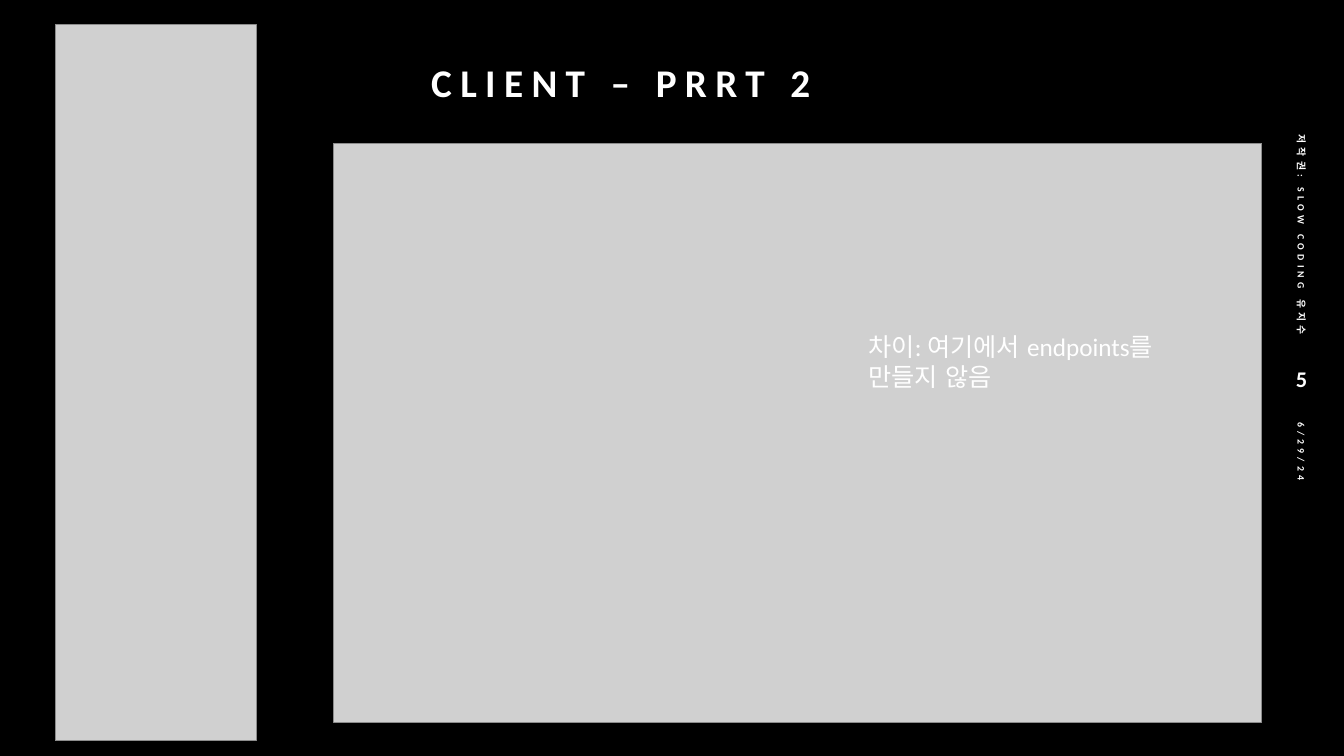
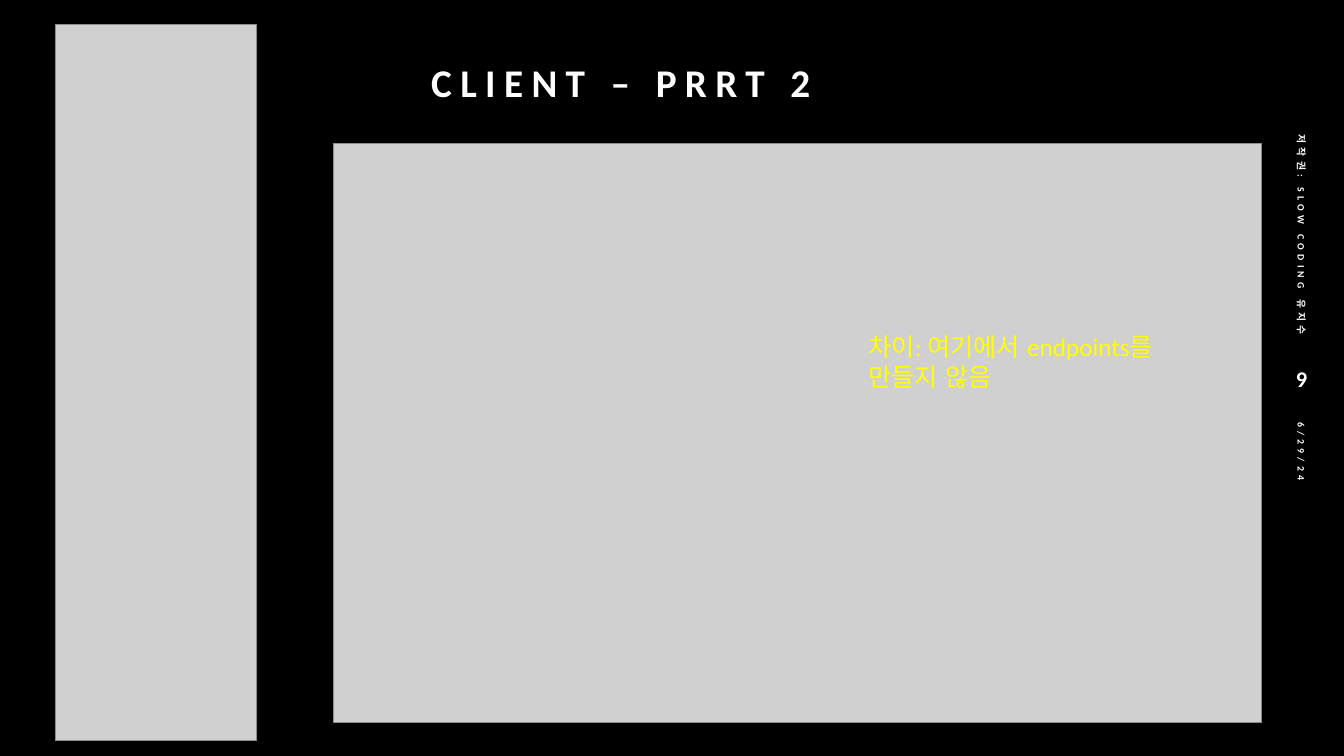
Before and after one commit to jisooyu/yu-mern-rtk-query-camping-public-2, a slide deck: slide 9 of yu-mern-rtk-camping-public-2.pptx (slide 5 before the commit). Drawn at 1344x756 pixels with LibreOffice and Linux fonts; fonts in the diff are those of the drawing; grey boxes stand for pictures. Boxes give left, top, right and bottom in pixels: in the first picture for what was removed or moved away, otherwise in the second. Text is boxed around its words. In the diff, an @@ line names an element or a change of style, - is before the commit and + after.

```diff
--- a/yu-mern-rtk-camping-public-2.pptx
+++ b/yu-mern-rtk-camping-public-2.pptx
@@ text "차이: 여기에서 endpoints를 만들지 않음" at [869,335,1153,388]: text colour #FFFFFF to #FFFF00 @@
@@ page number at [1296,372,1307,387]: text changed @@
-5
+9
```
Also in this commit, not shown: 4 other slides changed, 11 slides added, 3 other files.
